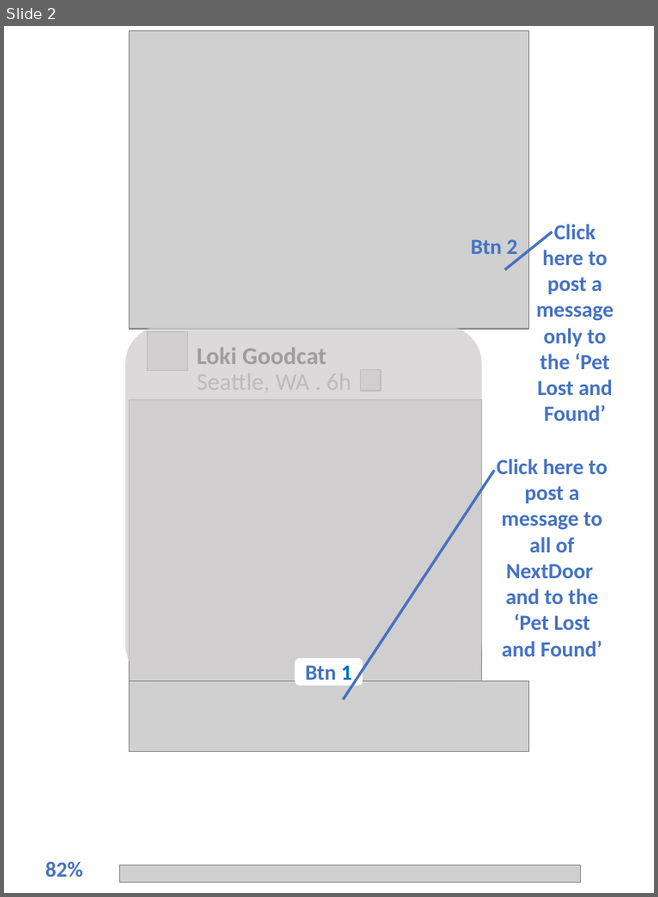
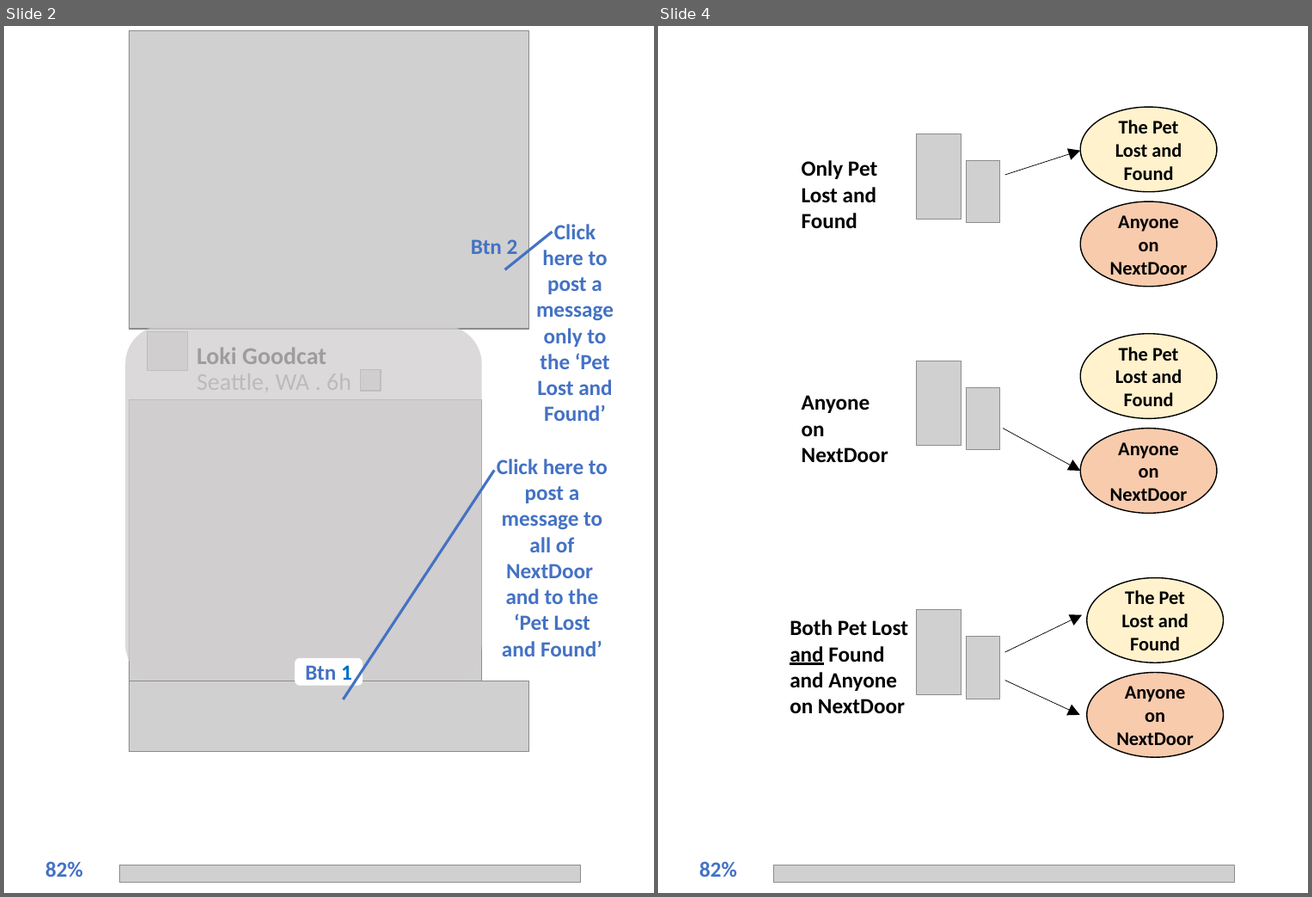
Before and after one commit to nbk5876/nbk5876.github.io, a slide deck: image/howToPost.pptx. Shown side by side, each under a label of ours: slide 2 before the commit, slides 2 and 4 after it; the slides between them are not shown. The pictures are 658x897 and 1312x897 pixels, drawn with LibreOffice and Linux fonts; fonts in the diff are those of the drawing; grey boxes stand for pictures. Boxes give left, top, right and bottom in pixels: in the first picture for what was removed or moved away, otherwise in the second. Text is boxed around its words. In the diff, an @@ line names an element or a change of style, - is before the commit and + after.

```diff
--- a/image/howToPost.pptx
+++ b/image/howToPost.pptx
@@ slide 4 added at (658,26,1308,893), background #FFFFFF @@
@@ ellipse added at (1080,107,1216,192), fill #FFF2CC, outline #000000 1 pt, 16 pt, text #000000, bold @@
+The Pet Lost and Found
@@ picture added at (917,134,962,220) @@
@@ arrow added from (1005, 175) to (1080, 151), #000000 0.5 pt @@
@@ text added at (802,160,877,229), 18 pt, text #000000, bold @@
+Only Pet Lost and Found
@@ picture added at (966,160,1000,223) @@
@@ ellipse added at (1080,201,1216,286), fill #F8CBAD, outline #000000 1 pt, 16 pt, text #000000, bold @@
+Anyone on NextDoor
@@ ellipse added at (1080,334,1216,419), fill #FFF2CC, outline #000000 1 pt, 16 pt, text #000000, bold @@
+The Pet Lost and Found
@@ picture added at (917,361,962,446) @@
@@ text added at (802,395,888,463), 18 pt, text #000000, bold @@
+Anyone on NextDoor
@@ picture added at (966,387,1000,450) @@
@@ arrow added from (1003, 428) to (1080, 471), #000000 0.5 pt @@
@@ ellipse added at (1080,428,1216,513), fill #F8CBAD, outline #000000 1 pt, 16 pt, text #000000, bold @@
+Anyone on NextDoor
@@ ellipse added at (1087,577,1223,662), fill #FFF2CC, outline #000000 1 pt, 16 pt, text #000000, bold @@
+The Pet Lost and Found
@@ picture added at (917,609,962,694) @@
@@ arrow added from (1005, 652) to (1082, 614), #000000 0.5 pt @@
@@ text added at (790,619,908,714), 18 pt, text #000000, bold @@
+Both Pet Lost and Found and Anyone on NextDoor
@@ picture added at (966,637,1000,699) @@
@@ arrow added from (1005, 680) to (1080, 715), #000000 0.5 pt @@
@@ ellipse added at (1087,673,1223,758), fill #F8CBAD, outline #000000 1 pt, 16 pt, text #000000, bold @@
+Anyone on NextDoor
@@ text added at (699,861,737,877), 18 pt, text #4472C4, bold @@
+82%
@@ picture added at (773,865,1234,882) @@
```
Also in this commit, not shown: 1 other slide added, 4 other files.
